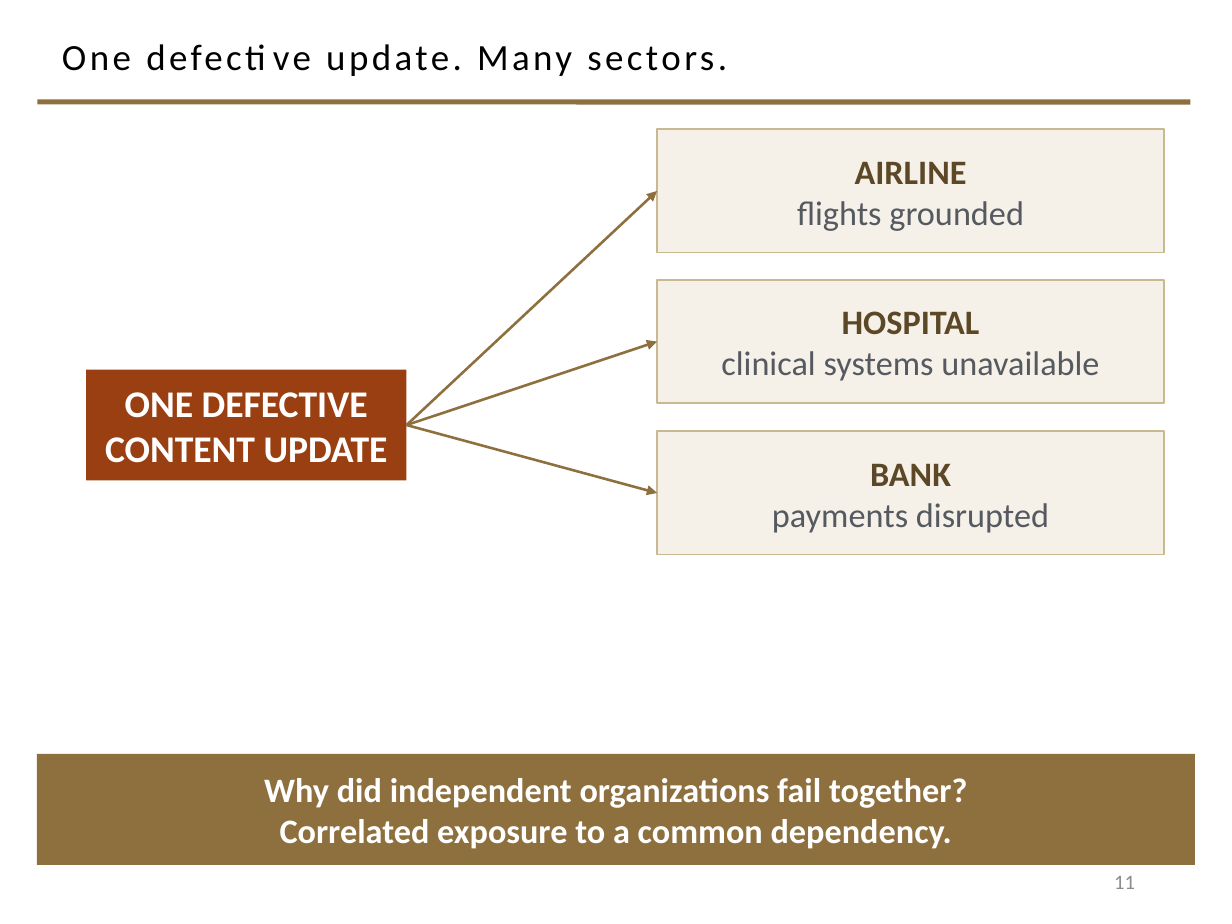
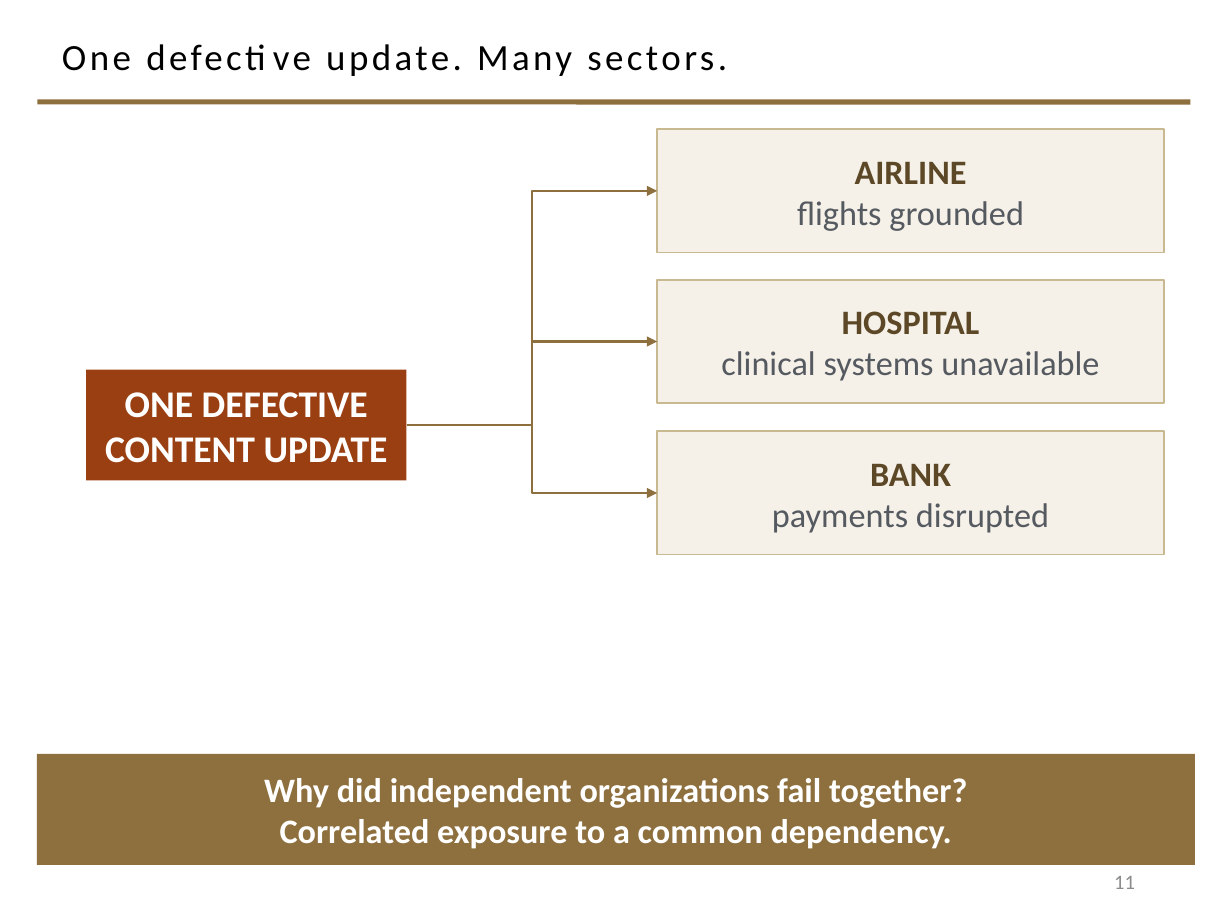
Before and after one commit to davisjam/model-based-agentic-software-engineering, a slide deck: slide 11 of course/lectures/act-2-delegation-and-control/04-failure-aware-engineering/2-4-Failure-Aware-Engineering.pptx. Drawn at 1232x924 pixels with LibreOffice and Linux fonts; fonts in the diff are those of the drawing; background and template pictures are left out. Boxes give left, top, right and bottom in pixels: in the first picture for what was removed or moved away, otherwise in the second. Text is boxed around its words. In the diff, an @@ line names an element or a change of style, - is before the commit and + after.

```diff
--- a/course/lectures/act-2-delegation-and-control/04-failure-aware-engineering/2-4-Failure-Aware-Engineering.pptx
+++ b/course/lectures/act-2-delegation-and-control/04-failure-aware-engineering/2-4-Failure-Aware-Engineering.pptx
@@ arrow (407, 425) - (657, 191): arrow to elbow arrow; route changed @@
@@ arrow (407, 425) - (657, 341): arrow to elbow arrow; route changed @@
@@ arrow (407, 425) - (657, 493): arrow to elbow arrow; route changed @@
```
Also in this commit, not shown: 7 other slides changed.
